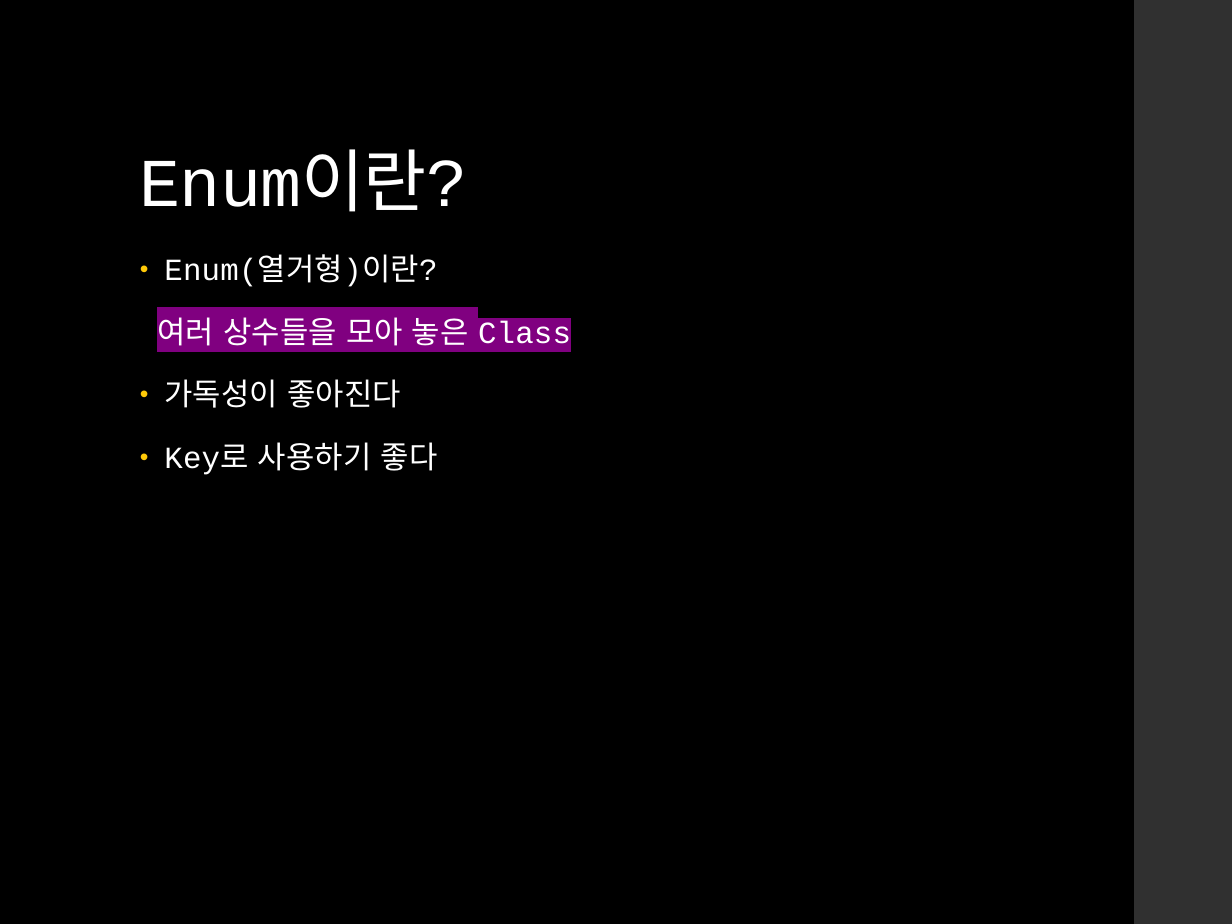
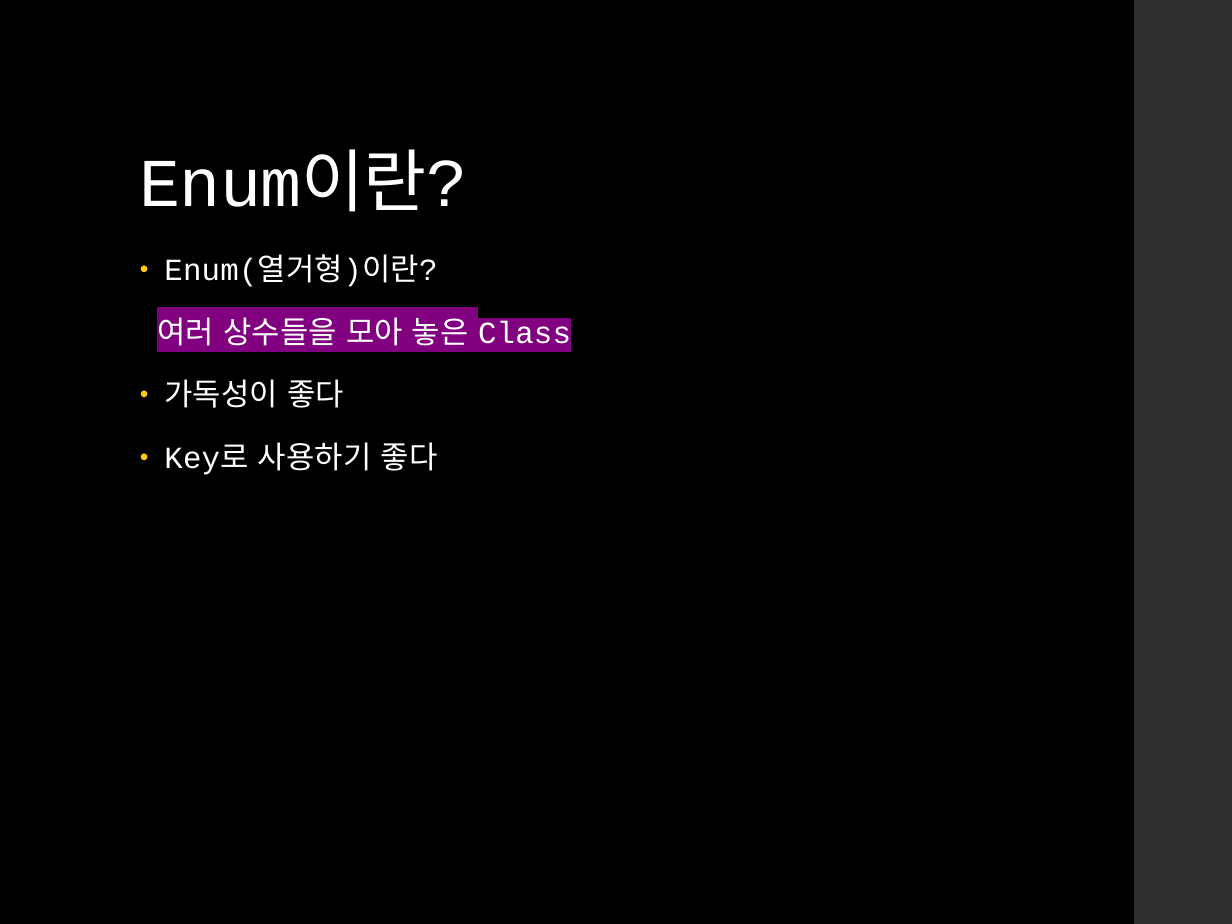
Before and after one commit to IamGroooooot/cien-unity-2020, a slide deck: slide 6 of 7. 게임 데이터와 빌드하기.pptx. Drawn at 1232x924 pixels with LibreOffice and Linux fonts; fonts in the diff are those of the drawing. Boxes give left, top, right and bottom in pixels: in the first picture for what was removed or moved away, otherwise in the second. Text is boxed around its words. In the diff, an @@ line names an element or a change of style, - is before the commit and + after.

Commit message:
Fix Typo in week 6/7 PPT

```diff
--- a/7. 게임 데이터와 빌드하기.pptx
+++ b/7. 게임 데이터와 빌드하기.pptx
@@ text at (x1=164, y1=379, x2=344, y2=408): text changed @@
-• 가독성이 좋아진다
+• 가독성이 좋다
```
Also in this commit, not shown: 6 other slides changed, 3 other files.
